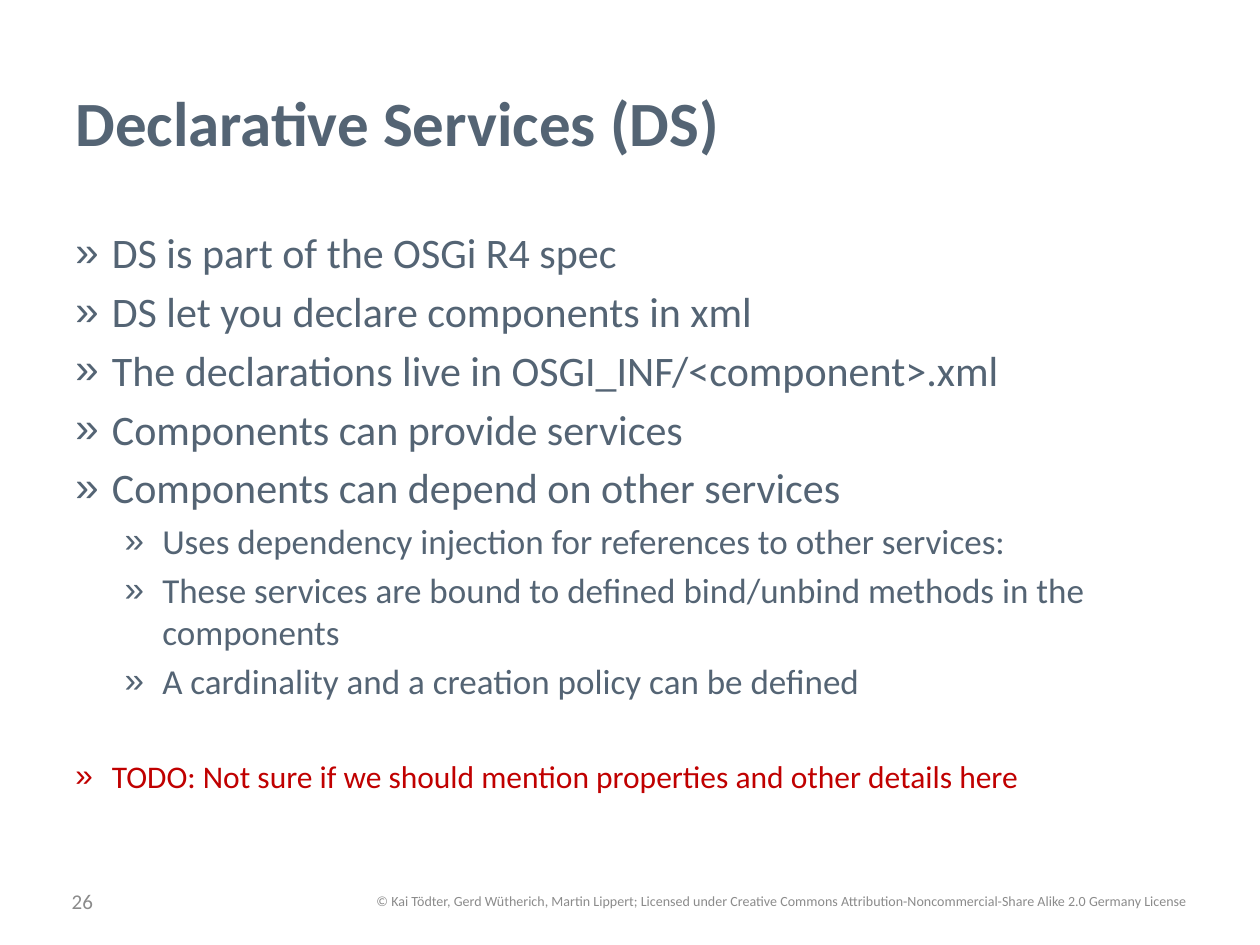
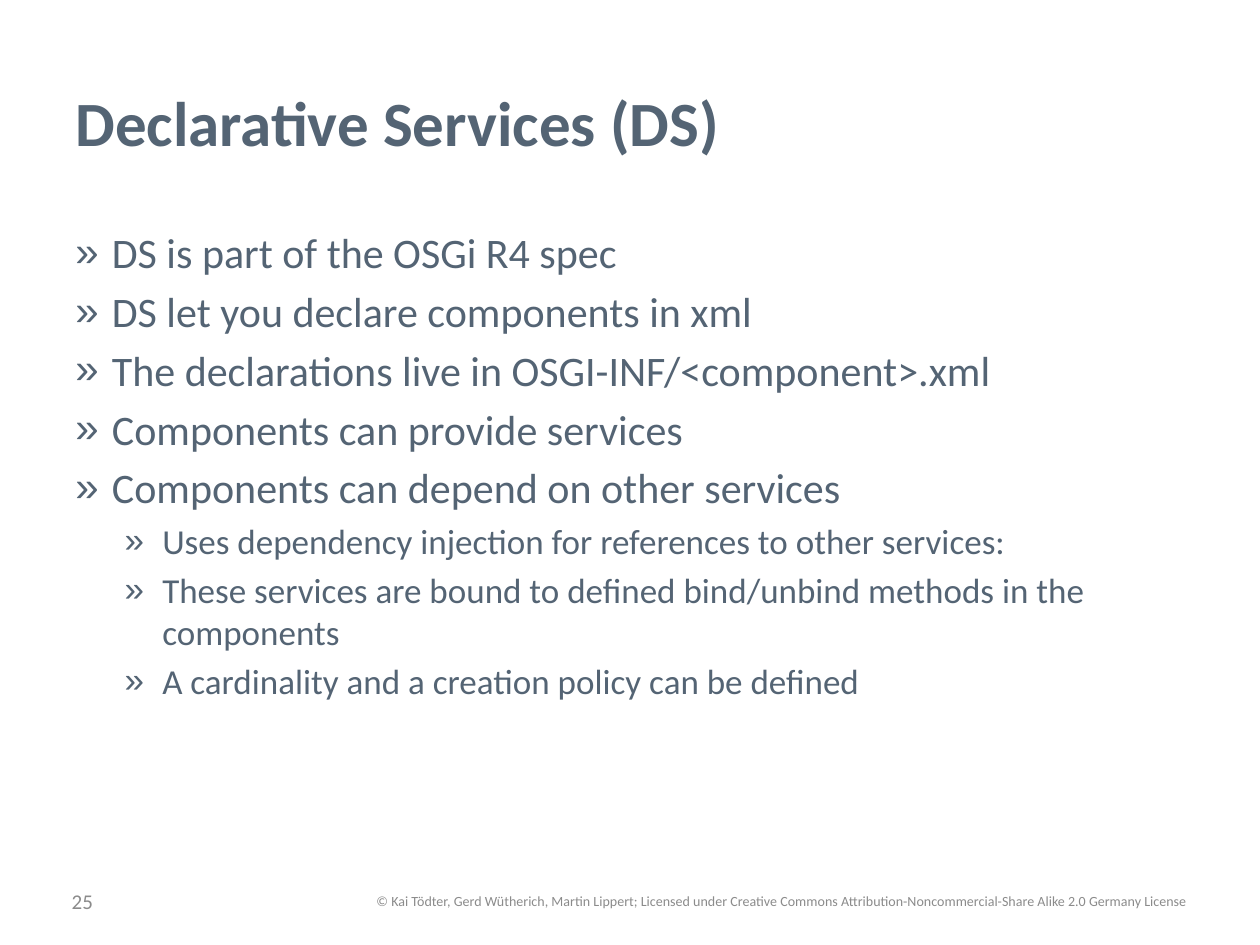
Before and after one commit to osgi-forks/osgi-person-manager, a slide deck: slide 25 of presentations/Patterns and Best Practices for dynamic OSGi Applications.pptx (slide 26 before the commit). Drawn at 1260x945 pixels with LibreOffice and Linux fonts; fonts in the diff are those of the drawing; background and template pictures are left out. Boxes give left, top, right and bottom in pixels: in the first picture for what was removed or moved away, otherwise in the second. Text is boxed around its words. In the diff, an @@ line names an element or a change of style, - is before the commit and + after.

```diff
--- a/presentations/Patterns and Best Practices for dynamic OSGi Applications.pptx
+++ b/presentations/Patterns and Best Practices for dynamic OSGi Applications.pptx
@@ text at [112, 357, 991, 393]: text changed @@
-» The declarations live in OSGI_INF/<component>.xml
+» The declarations live in OSGI-INF/<component>.xml
@@ text at [112, 766, 1017, 793]: paragraph removed @@
-» TODO: Not sure if we should mention properties and other details here
@@ page number at [72, 895, 93, 909]: text changed @@
-26
+25
```
Also in this commit, not shown: 13 other slides changed, 2 slides added, 5 slides removed.
